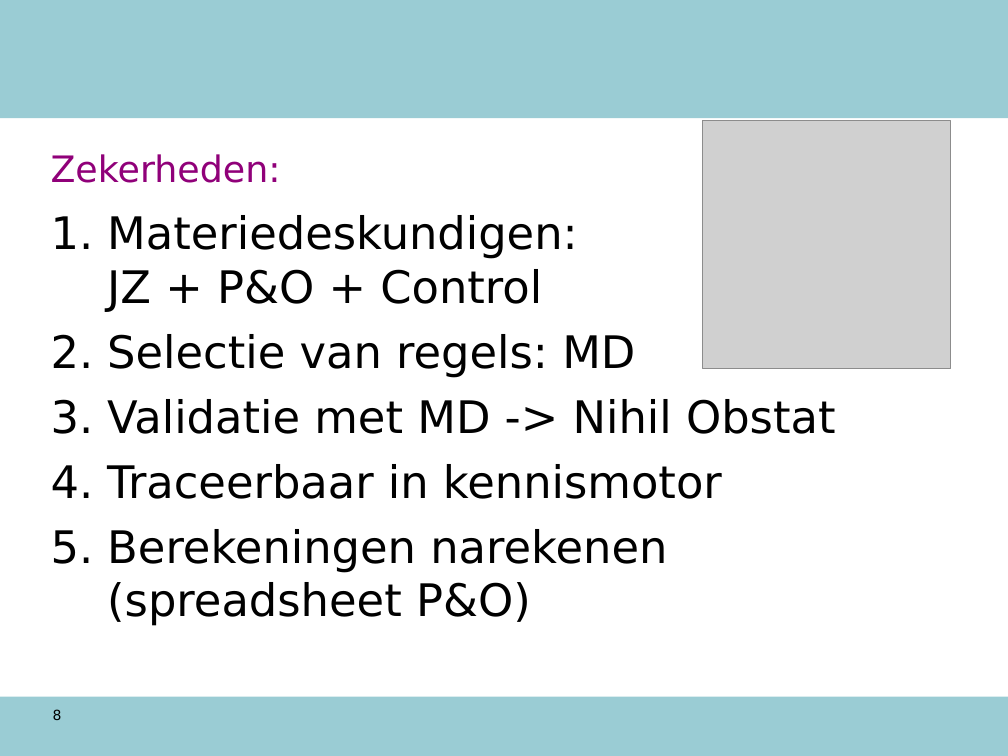
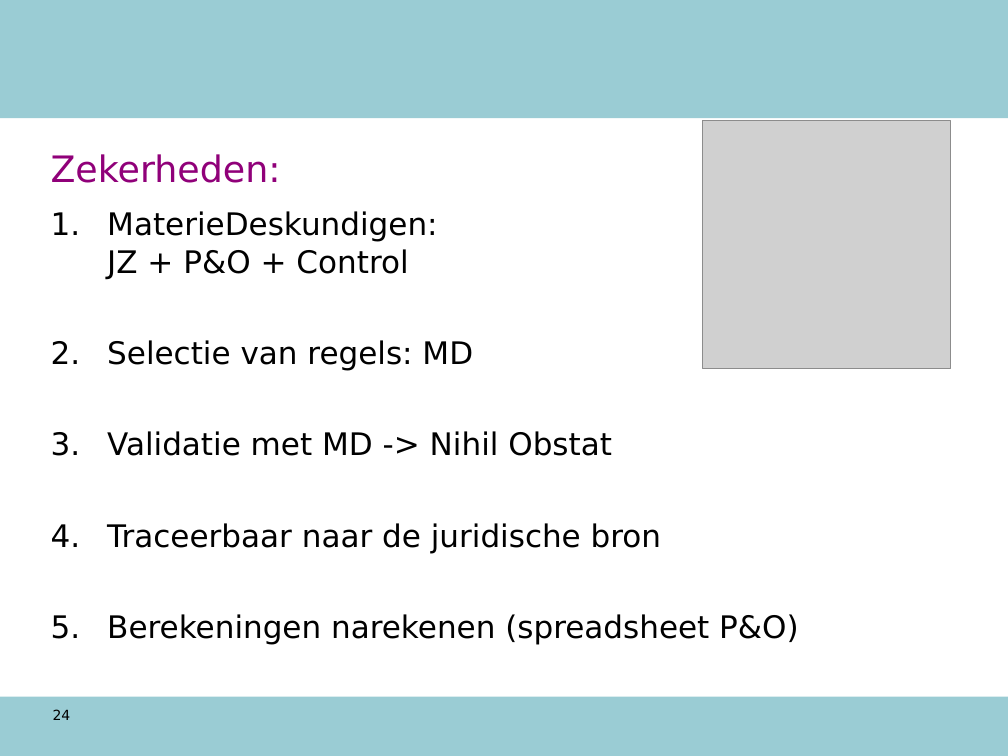
Before and after one commit to AmpersandTarski/ampersand-models, a slide deck: slide 24 of NVWA DTV/werkdocumenten/TO 12 augustus.ppt (slide 8 before the commit). Drawn at 1008x756 pixels with LibreOffice and Linux fonts; fonts in the diff are those of the drawing; grey boxes stand for pictures; background and template pictures are left out. Boxes give left, top, right and bottom in pixels: in the first picture for what was removed or moved away, otherwise in the second. Text is boxed around its words. In the diff, an @@ line names an element or a change of style, - is before the commit and + after.

```diff
--- a/NVWA DTV/werkdocumenten/TO 12 augustus.ppt
+++ b/NVWA DTV/werkdocumenten/TO 12 augustus.ppt
@@ text at bbox=[107, 211, 437, 279]: text changed; size 32 to 22.2 pt @@
-1. Materiedeskundigen:
-   JZ + P&O + Control
+1. MaterieDeskundigen:
+   JZ + P&O + Control
@@ text at bbox=[107, 340, 799, 645]: size 32 to 22.2 pt in "Selectie van regels: MD", "Validatie met MD -> Nihil Obstat", "Berekeningen narekenen (spreadsheet P&O)"; less space between paragraphs @@
@@ text at bbox=[107, 523, 661, 553]: text changed; size 32 to 22.2 pt @@
-4. Traceerbaar in kennismotor
+4. Traceerbaar naar de juridische bron
@@ page number at bbox=[53, 709, 71, 720]: text changed @@
-8
+24
```
Also in this commit, not shown: 11 other slides changed, 23 slides added, 6 slides removed, 4 other files.
